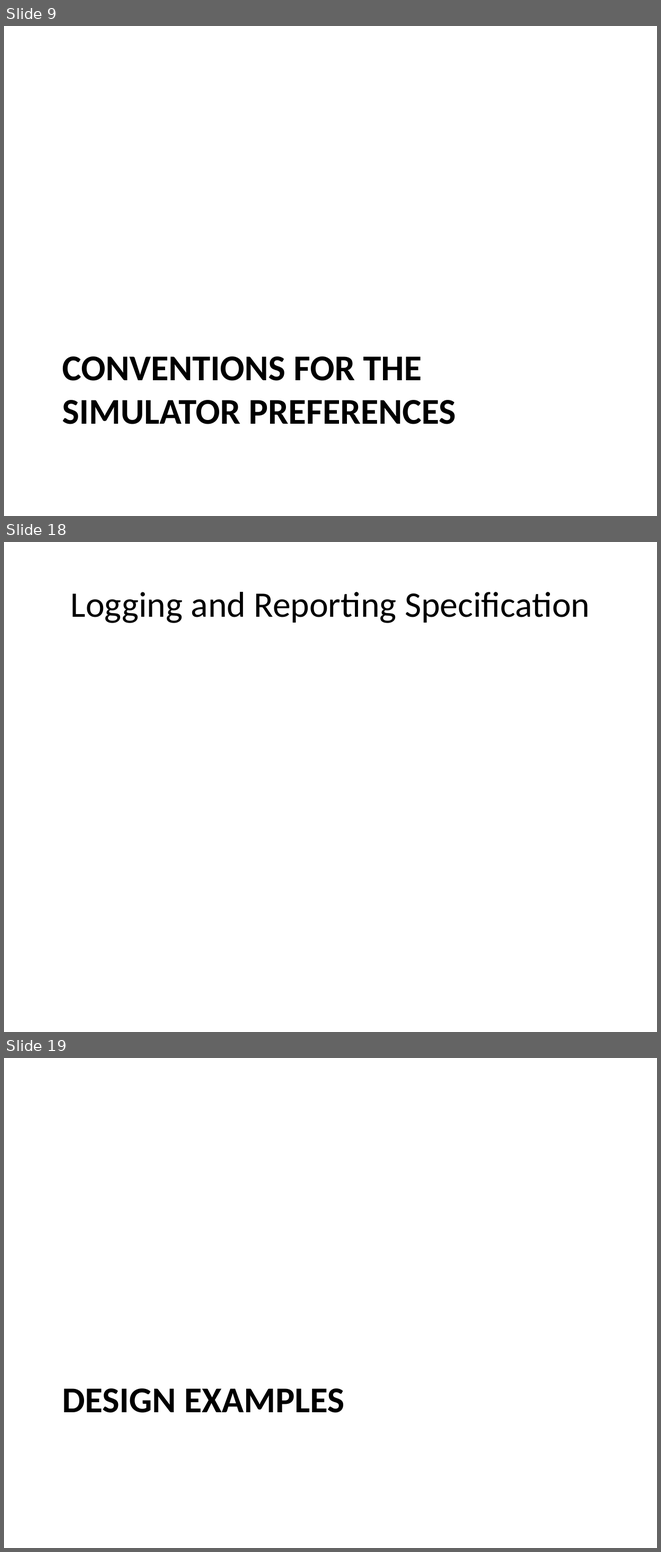
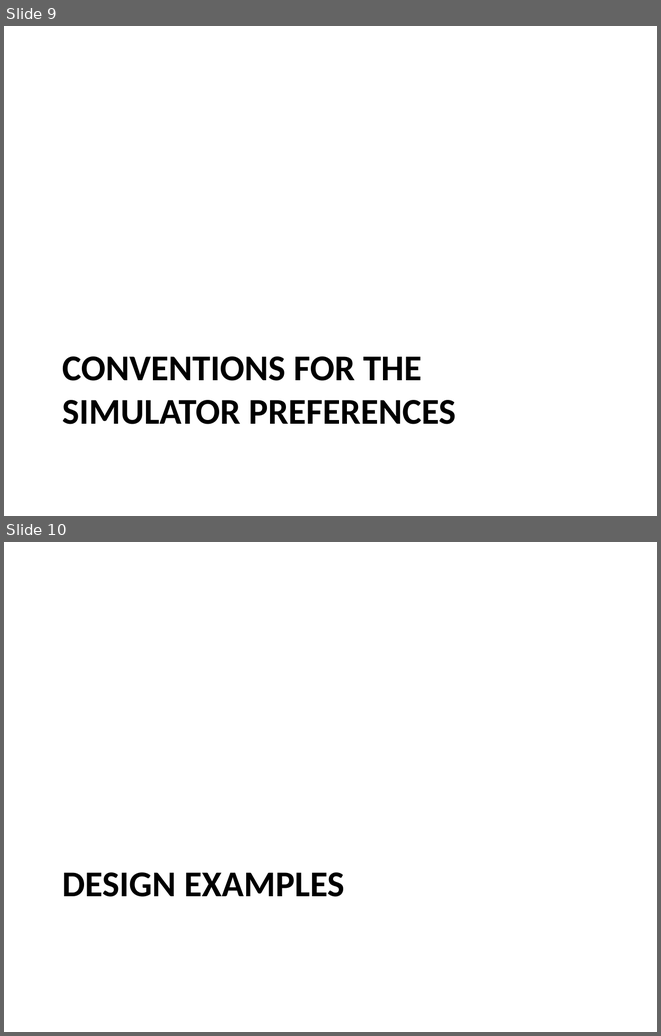
Before and after one commit to timurkelin/cosim, a slide deck: doc/cosim.pptx. Shown one above the other, each under a label of ours: slides 9, 18 and 19 before the commit, slides 9 and 10 after it; the slides between them are not shown. The pictures are 661x1552 and 661x1036 pixels, drawn with LibreOffice and Linux fonts; fonts in the diff are those of the drawing; background and template pictures are left out. Boxes give left, top, right and bottom in pixels: in the first picture for what was removed or moved away, otherwise in the second. Text is boxed around its words. In the diff, an @@ line names an element or a change of style, - is before the commit and + after.

```diff
--- a/doc/cosim.pptx
+++ b/doc/cosim.pptx
@@ slide 18 removed at <box>4,542,657,1032</box>, background #FFFFFF @@
@@ title removed at <box>71,592,590,623</box> @@
-Logging and Reporting Specification
@@ what was slide 19 is now slide 10 @@
```
Also in this commit, not shown: 8 other slides removed.
